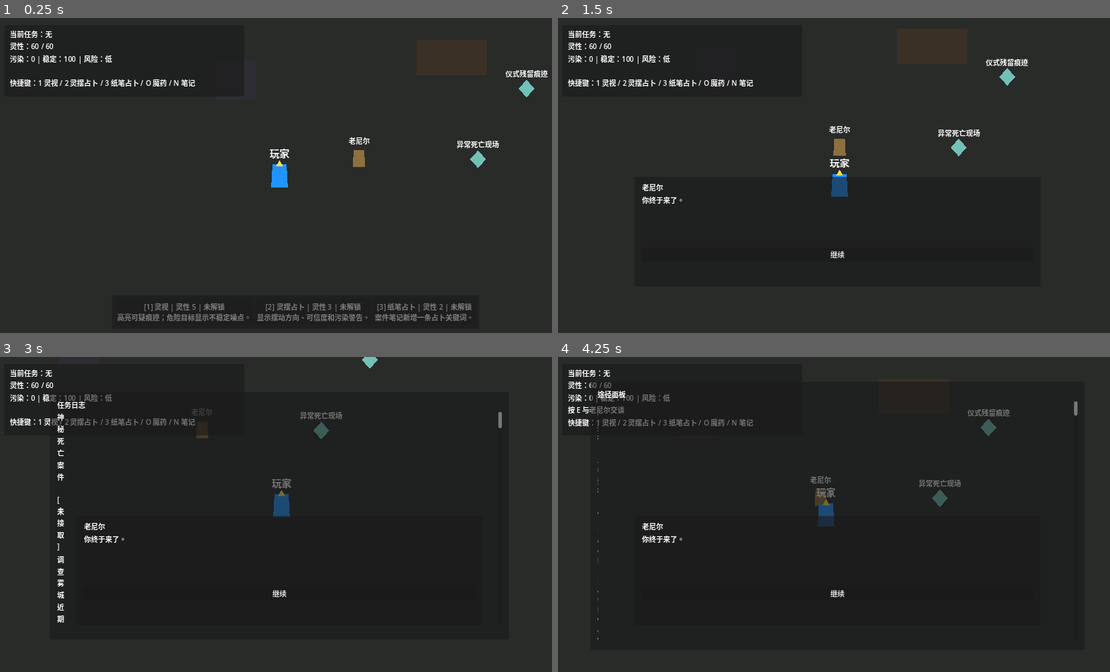
Above: before the commit, frames 1-4 (two rows, left to right).
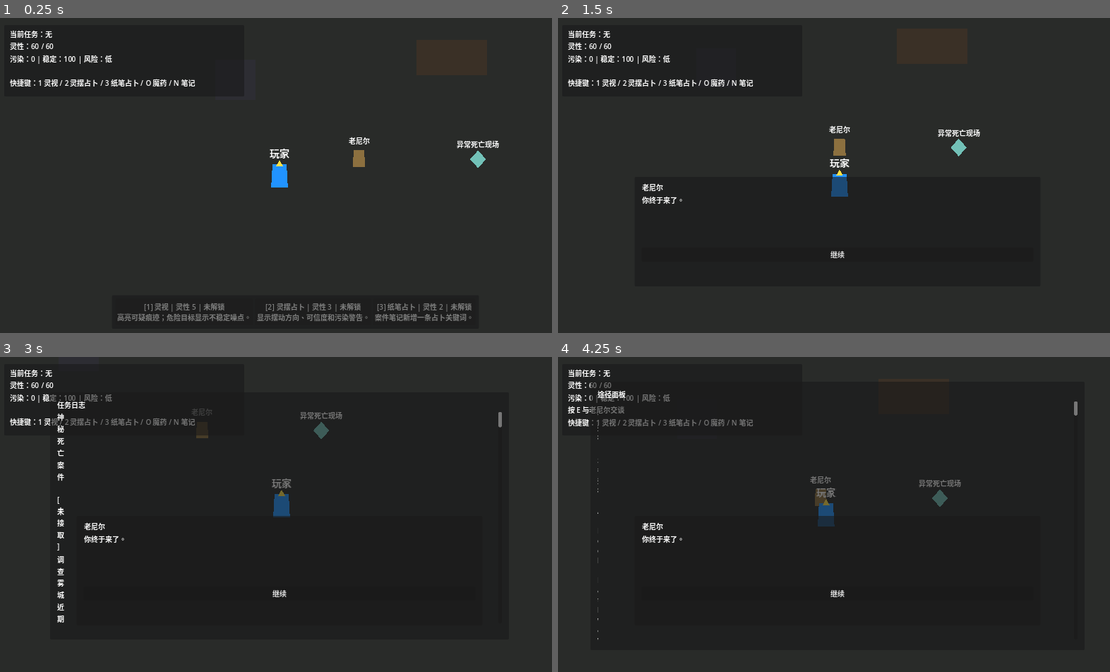
Above: after the commit, the same moments.

Repository: hcc7716-creator/Lord-of-the-Mysteries
Game: Godot game, scene res://scenes/main/Main.tscn
Same seed, same stepped clock (60 frames per second), same inputs: the game is played once before the commit and once after it.
Inputs:
- Up to frame 1 (0.25 s): no input
- Up to frame 2 (1.5 s): tap Enter at 0.5 s; hold D (move_right) 0.53-1.28 s; tap E (interact) at 0.6, 1.35 s; hold S (move_down) from 1.28 s (still down)
- Up to frame 3 (3 s): release S (move_down) at 2.03 s; hold D (move_right) 2.03-2.78 s; tap I at 2.1 s; tap E (interact) at 2.3 s; hold W (move_up) from 2.78 s (still down); tap J at 2.85 s
- Up to frame 4 (4.25 s): tap E (interact) at 3.05, 3.8 s; release W (move_up) at 3.53 s; hold A (move_left) from 3.53 s (still down); tap P at 3.6 s

The runs differ from the first frame. In frame 1, 0.2% of the frame differs, in the area x 91-100%, y 16-26%; in frame 2, 0.2%, in the area x 77-86%, y 12-22%; in frame 3, less than 0.1%; in frame 4, 0.2%.

Commit message:
Adjust stage 4 demo quest flow

Diff:
--- a/scenes/maps/TingenPrototype.tscn
+++ b/scenes/maps/TingenPrototype.tscn
@@ -37,7 +37,7 @@
 [node name="OldNeil" parent="NPCs" instance=ExtResource("2")]
 position = Vector2(-80, 40)
 npc_name = "老尼尔"
-dialogue_text = "你终于来了。\n这起死亡案不像普通谋杀，现场留下了很轻的灵性波动。\n我会临时教你打开灵视，也允许你做两次基础占卜。\n先调查死亡现场、仪式残留，再用灵视找出被遮蔽的污染点。"
+dialogue_text = "你终于来了。\n这起死亡案不像普通谋杀，现场留下了很轻的灵性波动。\n我会临时教你打开灵视，也允许你做基础占卜。\n先调查异常死亡现场，再用灵视找出被遮蔽的污染残留。之后用灵摆确认方向。"
 quest_to_offer = "quest_tingen_become_seer"
 interaction_prompt = "按 E 与老尼尔交谈"
 
@@ -48,34 +48,35 @@
 investigation_id = "abnormal_death_scene"
 point_name = "异常死亡现场"
 title = "异常死亡现场"
-description = "地板上有一圈几乎被擦掉的粉末痕迹，靠近时能感到轻微眩晕。粉末里混着星晶碎屑和一小瓶拉沃斯鱿鱼血。"
+description = "地板上有一圈几乎被擦掉的粉末痕迹，靠近时能感到轻微眩晕。尸体旁没有搏斗痕迹，像是某种仪式失败后的结果。"
 clue_id = "clue_abnormal_death_scene"
-reward_items = {"mat_star_crystal": 1, "mat_lavos_squid_blood": 1}
+reward_items = {}
 quest_update = "investigate_death_scene"
 material_id = ""
 interaction_prompt = "按 E 调查异常死亡现场"
 
-[node name="RitualResidue" parent="Interactables" instance=ExtResource("3")]
+[node name="ChurchBackstreetClue" parent="Interactables" instance=ExtResource("3")]
 position = Vector2(300, -120)
-investigation_id = "ritual_residue"
-point_name = "仪式残留痕迹"
-title = "仪式残留痕迹"
-description = "箱子旁的羊皮纸写着残缺配方，旁边摆着纯水、夜香草汁液和金薄荷叶。"
-clue_id = "clue_ritual_residue"
-reward_items = {"mat_purified_water": 1, "mat_night_vanilla_liquids": 1, "mat_gold_mint_leaves": 1}
-quest_update = "investigate_ritual_residue"
+investigation_id = "church_backstreet_clue"
+point_name = "教堂附近线索"
+title = "教堂附近线索"
+description = "沿着灵摆指向的教堂方向，你在后街旧箱里找到了老尼尔标记过的材料包。里面正好能调配一份占卜家魔药。"
+requires_objective_done = "pendulum_divination"
+clue_id = "clue_church_direction"
+reward_items = {"mat_star_crystal": 1, "mat_lavos_squid_blood": 1, "mat_purified_water": 1, "mat_night_vanilla_liquids": 1, "mat_gold_mint_leaves": 1, "mat_poison_hemlock": 1, "mat_dragon_blood_grass_powder": 1}
+quest_updates = ["investigate_church_clue", "collect_potion_materials"]
 material_id = ""
-interaction_prompt = "按 E 调查仪式残留"
+interaction_prompt = "按 E 调查教堂附近线索"
 
 [node name="HiddenPollutionPoint" parent="Interactables" instance=ExtResource("3")]
 position = Vector2(420, 130)
 investigation_id = "hidden_pollution_point"
 point_name = "隐藏的灵性污染点"
 title = "隐藏的灵性污染点"
-description = "开启灵视后，你看见墙缝里渗出的灰蓝色灵性污染。污染旁藏着毒堇汁液和龙血草粉末。"
+description = "开启灵视后，你看见墙缝里渗出的灰蓝色灵性污染。污染残留向教堂方向拖出一条极淡的灵性尾迹。"
 requires_spiritual_vision = true
 clue_id = "clue_hidden_pollution"
-reward_items = {"mat_poison_hemlock": 1, "mat_dragon_blood_grass_powder": 1}
+reward_items = {}
 quest_update = "find_hidden_pollution"
 material_id = ""
 interaction_prompt = "按 E 调查隐藏污染点"
--- a/scripts/autoload/ClueManager.gd
+++ b/scripts/autoload/ClueManager.gd
@@ -14,11 +14,17 @@
 		"title": "仪式残留痕迹",
 		"description": "残留物中混有星晶碎屑与药草气味，像是某种低序列魔药准备仪式。",
 		"quest_id": "quest_tingen_become_seer",
-		"is_key": true,
+		"is_key": false,
 	},
 	"clue_hidden_pollution": {
 		"title": "隐藏的灵性污染点",
 		"description": "灵视下能看到墙缝里渗出的灰蓝色灵性污染，说明现场曾被刻意遮蔽。",
+		"quest_id": "quest_tingen_become_seer",
+		"is_key": true,
+	},
+	"clue_church_direction": {
+		"title": "教堂附近线索",
+		"description": "灵摆指向教堂方向后，你在教堂后街的旧箱中找到完整的占卜家魔药材料。",
 		"quest_id": "quest_tingen_become_seer",
 		"is_key": true,
 	},
--- a/scripts/autoload/DivinationManager.gd
+++ b/scripts/autoload/DivinationManager.gd
@@ -6,7 +6,7 @@
 	"quest_tingen_become_seer": {
 		"skill_seer_pendulum_divination": {
 			"title": "灵摆占卜结果",
-			"clear": "灵摆稳定地指向教堂后方的旧街区，那里有被遮蔽的污染残留。",
+			"clear": "灵摆稳定地指向教堂方向。老尼尔提过，教堂后街有一处被封存的旧箱。",
 			"vague": "灵摆先是指向教堂方向，随后开始轻微颤动，像被雾干扰。",
 			"distorted": "灵摆转得很慢，方向像被灰雾折断，只剩下“钟声”和“背面”的印象。",
 			"corruption": 3,
--- a/scripts/autoload/PotionManager.gd
+++ b/scripts/autoload/PotionManager.gd
@@ -31,6 +31,20 @@
 	return get_missing_materials().is_empty()
 
 
+func can_brew_target_potion() -> bool:
+	return has_required_materials() and QuestManager.is_objective_done("quest_tingen_become_seer", "return_old_neil") and PathwayManager.current_sequence_id == ""
+
+
+func get_brew_block_reason() -> String:
+	if PathwayManager.current_sequence_id != "":
+		return "你已经完成占卜家晋升。"
+	if not has_required_materials():
+		return "材料不足：%s" % ", ".join(get_missing_material_names())
+	if not QuestManager.is_objective_done("quest_tingen_become_seer", "return_old_neil"):
+		return "材料已收集，先回到老尼尔处确认调配方式。"
+	return ""
+
+
 func get_missing_materials() -> Array:
 	var missing: Array = []
 	for material_id in get_required_material_ids():
@@ -40,8 +54,8 @@
 
 
 func brew_target_potion() -> bool:
-	if not has_required_materials():
-		var reason := "材料不足：%s" % ", ".join(get_missing_material_names())
+	if not can_brew_target_potion():
+		var reason := get_brew_block_reason()
 		potion_brew_failed.emit(reason)
 		GameManager.show_status_message(reason)
 		return false
--- a/scripts/autoload/QuestManager.gd
+++ b/scripts/autoload/QuestManager.gd
@@ -29,12 +29,13 @@
 		"objectives": [
 			{"id": "talk_old_neil", "text": "与老尼尔交谈，接取案件"},
 			{"id": "investigate_death_scene", "text": "调查异常死亡现场"},
-			{"id": "investigate_ritual_residue", "text": "调查仪式残留痕迹"},
 			{"id": "find_hidden_pollution", "text": "使用灵视发现隐藏的灵性污染点"},
-			{"id": "pendulum_divination", "text": "使用灵摆占卜确认方向"},
-			{"id": "paper_divination", "text": "使用纸笔占卜记录关键词"},
-			{"id": "brew_potion", "text": "在魔药面板调配占卜家魔药"},
-			{"id": "advance_seer", "text": "晋升为序列 9 占卜家"},
+			{"id": "pendulum_divination", "text": "使用灵摆占卜得到“教堂方向”"},
+			{"id": "investigate_church_clue", "text": "调查教堂附近线索"},
+			{"id": "collect_potion_materials", "text": "获得占卜家魔药材料"},
+			{"id": "return_old_neil", "text": "回到老尼尔处确认调配方式"},
+			{"id": "brew_potion", "text": "调配并服食占卜家魔药"},
+			{"id": "advance_seer", "text": "成为序列 9 占卜家并解锁技能"},
 		],
 		"reward_materials": {},
 	},
--- a/scripts/interactables/InvestigationPoint.gd
+++ b/scripts/interactables/InvestigationPoint.gd
@@ -5,10 +5,12 @@
 @export var title := ""
 @export_multiline var description := "这里残留着异常的灵性痕迹。"
 @export var requires_spiritual_vision := false
+@export var requires_objective_done := ""
 @export var clue_id := ""
 @export var reward_items: Dictionary = {}
 @export var quest_id := "quest_tingen_become_seer"
 @export var quest_update := ""
+@export var quest_updates: Array = []
 @export var material_id := "mat_star_crystal"
 @export var material_quantity := 1
 @export var complete_quest_id := ""
@@ -26,12 +28,16 @@
 		title = point_name
 	label.text = title
 	SkillManager.spiritual_vision_changed.connect(_on_spiritual_vision_changed)
+	QuestManager.quest_objective_updated.connect(_on_quest_objective_updated)
 	_update_visibility()
 
 
 func interact(_actor: Node = null) -> void:
 	if requires_spiritual_vision and not SkillManager.spiritual_vision_active and not already_investigated:
 		DialogueManager.start_dialogue(title, ["肉眼看不到这里的真实痕迹。也许需要先开启灵视。"], [{"text": "离开", "action": "close"}])
+		return
+	if requires_objective_done != "" and not QuestManager.is_objective_done(quest_id, requires_objective_done) and not already_investigated:
+		DialogueManager.start_dialogue(title, ["你还没有获得足够明确的方向。也许需要先做一次占卜。"], [{"text": "离开", "action": "close"}])
 		return
 
 	if one_shot and already_investigated:
@@ -56,6 +62,8 @@
 
 	if quest_update != "":
 		QuestManager.mark_objective(quest_id, quest_update)
+	for objective_id in quest_updates:
+		QuestManager.mark_objective(quest_id, str(objective_id))
 
 	if complete_quest_id != "":
 		QuestManager.complete_quest(complete_quest_id)
@@ -77,9 +85,15 @@
 	_update_visibility()
 
 
+func _on_quest_objective_updated(_quest_id: String, _objective_id: String) -> void:
+	_update_visibility()
+
+
 func _update_visibility() -> void:
 	var active := true
 	if requires_spiritual_vision and not SkillManager.spiritual_vision_active and not already_investigated:
+		active = false
+	if requires_objective_done != "" and not QuestManager.is_objective_done(quest_id, requires_objective_done) and not already_investigated:
 		active = false
 	visible = active
 	monitoring = active
--- a/scripts/npc/NPCBase.gd
+++ b/scripts/npc/NPCBase.gd
@@ -13,6 +13,10 @@
 
 
 func interact(_actor: Node = null) -> void:
+	if quest_to_offer == "quest_tingen_become_seer":
+		_interact_become_seer()
+		return
+
 	var lines := dialogue_text.split("\n", false)
 	var options: Array = []
 	if quest_to_offer != "" and QuestManager.get_quest_status(quest_to_offer) == QuestManager.QuestStatus.NOT_STARTED:
@@ -24,3 +28,49 @@
 		})
 	options.append({"text": "结束对话", "action": "close"})
 	DialogueManager.start_dialogue(npc_name, lines, options)
+
+
+func _interact_become_seer() -> void:
+	var quest_id := "quest_tingen_become_seer"
+	var status := QuestManager.get_quest_status(quest_id)
+	var lines: Array = []
+	var options: Array = []
+
+	if status == QuestManager.QuestStatus.NOT_STARTED:
+		lines = dialogue_text.split("\n", false)
+		var quest: Dictionary = QuestManager.get_quest(quest_id)
+		options.append({
+			"text": "接受任务：%s" % quest.get("title", quest_id),
+			"action": "accept_quest",
+			"quest_id": quest_id,
+		})
+	elif status == QuestManager.QuestStatus.COMPLETED:
+		lines = [
+			"你的灵性已经稳定下来。",
+			"从现在开始，你就是序列 9 占卜家。记住，占卜是提示，不是答案。",
+		]
+	else:
+		if QuestManager.is_objective_done(quest_id, "collect_potion_materials") and not QuestManager.is_objective_done(quest_id, "return_old_neil"):
+			QuestManager.mark_objective(quest_id, "return_old_neil")
+			lines = [
+				"你把教堂后街找到的材料带回来了。",
+				"星晶、拉沃斯鱿鱼血、纯水和几种辅助材料都齐了。",
+				"现在打开魔药面板，调配并服食占卜家魔药。不要犹豫太久，材料的灵性会慢慢散掉。",
+			]
+		elif not QuestManager.is_objective_done(quest_id, "investigate_death_scene"):
+			lines = ["先去调查异常死亡现场，那里会告诉你这不是普通谋杀。"]
+		elif not QuestManager.is_objective_done(quest_id, "find_hidden_pollution"):
+			lines = ["现在使用灵视。污染残留被遮蔽了，肉眼看不到。"]
+		elif not QuestManager.is_objective_done(quest_id, "pendulum_divination"):
+			lines = ["污染点已经确认。接下来使用灵摆占卜，问方向，不要问真凶。"]
+		elif not QuestManager.is_objective_done(quest_id, "investigate_church_clue"):
+			lines = ["灵摆已经给出方向。去教堂附近，尤其留意后街和旧箱。"]
+		elif not QuestManager.is_objective_done(quest_id, "return_old_neil"):
+			lines = ["如果你已经在教堂附近找到材料，就带回来给我确认。"]
+		elif not QuestManager.is_objective_done(quest_id, "brew_potion"):
+			lines = ["材料确认无误。按 O 打开魔药面板，调配并服食占卜家魔药。"]
+		else:
+			lines = ["闭上眼，稳定呼吸。晋升完成后，你会真正看见世界的另一面。"]
+
+	options.append({"text": "结束对话", "action": "close"})
+	DialogueManager.start_dialogue(npc_name, lines, options)
--- a/scripts/ui/PotionPanel.gd
+++ b/scripts/ui/PotionPanel.gd
@@ -38,14 +38,19 @@
 	text += "\n预计失控风险：%s\n" % PotionManager.estimate_corruption_risk()
 	content.text = text
 
-	var can_brew := PotionManager.has_required_materials() and PathwayManager.current_sequence_id == ""
+	var block_reason := PotionManager.get_brew_block_reason()
+	if block_reason != "":
+		text += "\n调配条件：%s\n" % block_reason
+	else:
+		text += "\n调配条件：可以调配并服食魔药\n"
+	var can_brew := PotionManager.can_brew_target_potion()
 	brew_button.disabled = not can_brew
 	if PathwayManager.current_sequence_id != "":
 		brew_button.text = "已完成晋升"
 	elif can_brew:
-		brew_button.text = "调配魔药"
+		brew_button.text = "调配并服食魔药"
 	else:
-		brew_button.text = "材料不足"
+		brew_button.text = "暂不可调配"
 
 
 func _format_materials(material_ids: Array) -> String:
